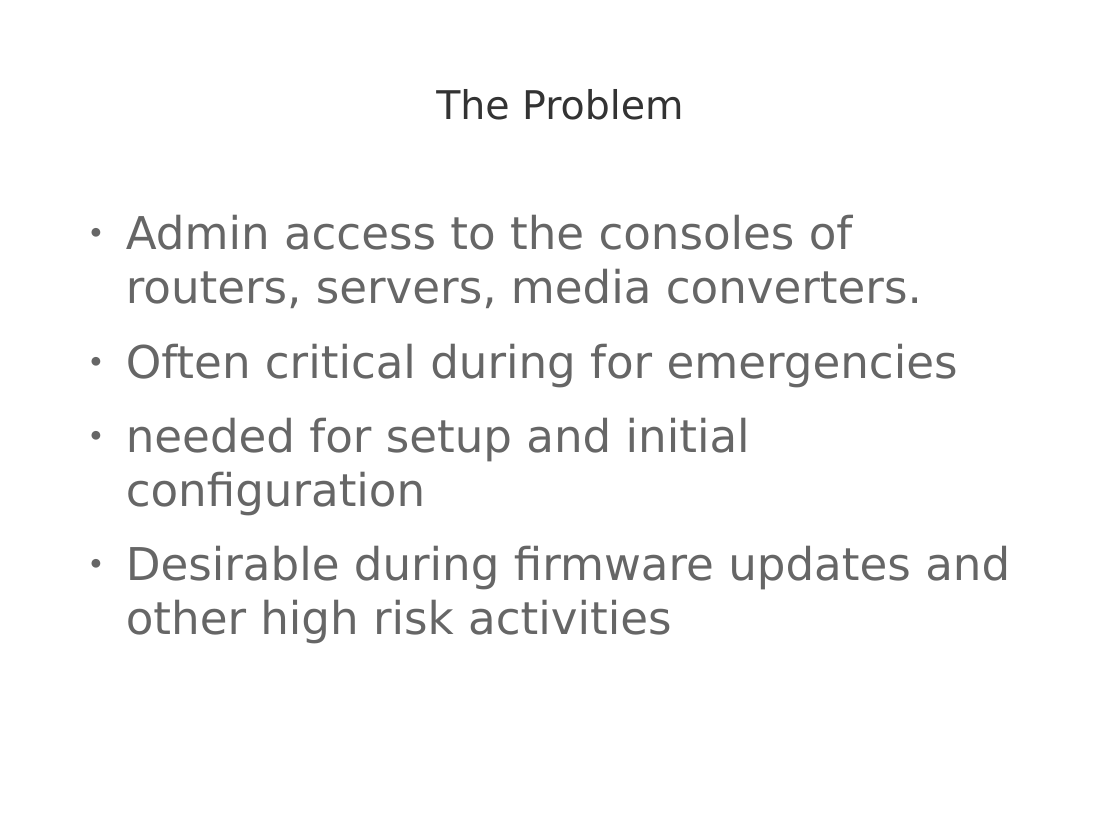
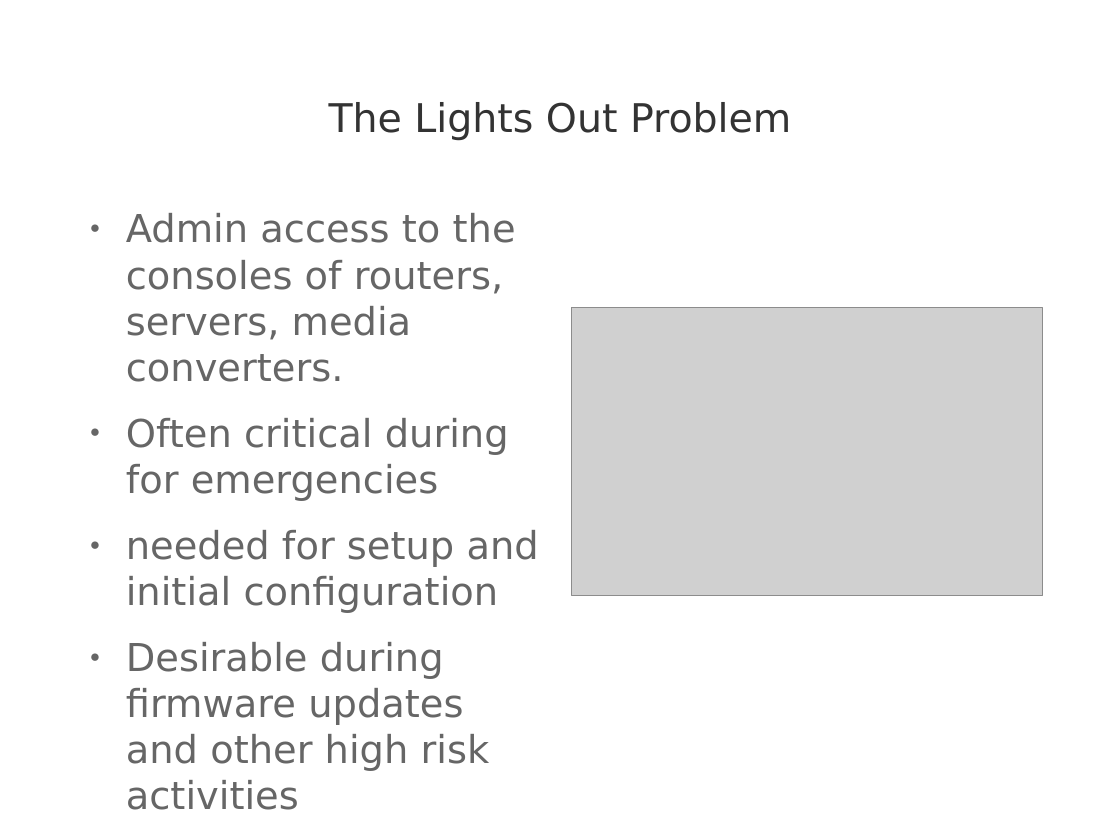
Before and after one commit to AnimaGUS-minerva/HermesConnectCase, a slide deck: slide 1 of doc/marketing.odp. Drawn at 1120x840 pixels with LibreOffice and Linux fonts; fonts in the diff are those of the drawing; grey boxes stand for pictures; background and template pictures are left out. Boxes give left, top, right and bottom in pixels: in the first picture for what was removed or moved away, otherwise in the second. Text is boxed around its words. In the diff, an @@ line names an element or a change of style, - is before the commit and + after.

```diff
--- a/doc/marketing.odp
+++ b/doc/marketing.odp
@@ title at bbox=[329, 102, 791, 140]: text changed @@
-The Problem
+The Lights Out Problem
@@ text "Admin access to the consoles ..." at bbox=[126, 213, 539, 810]: size 32 to 27.2 pt @@
@@ picture added at bbox=[572, 308, 1043, 596] @@
```
Also in this commit, not shown: 3 other slides changed, 11 other files.
